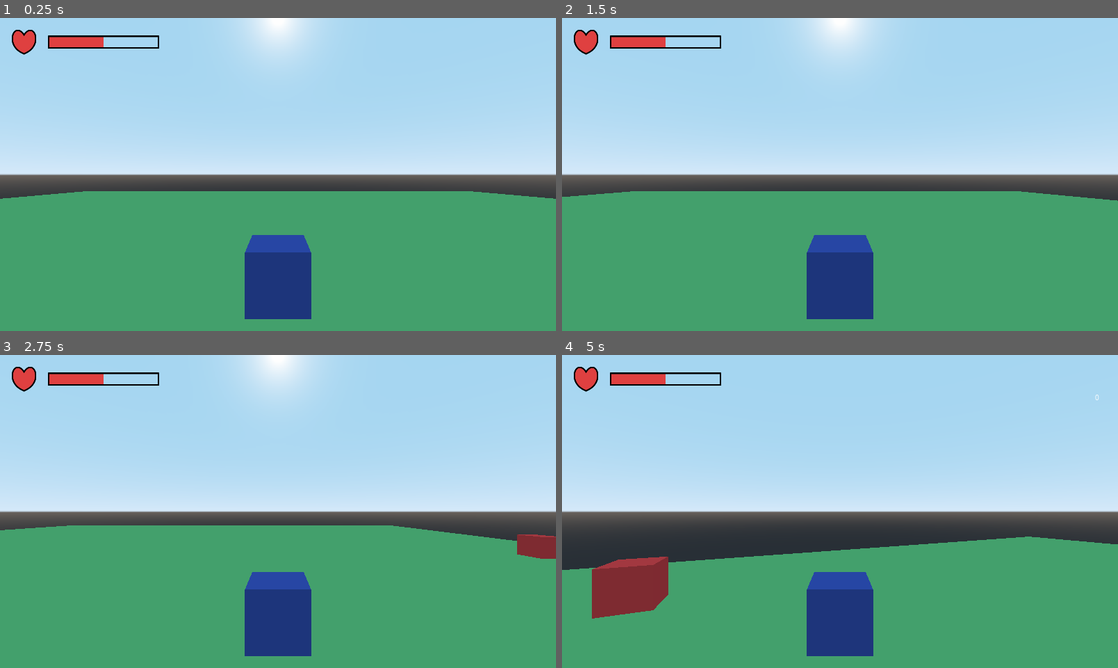
Above: before the commit, frames 1-4 (two rows, left to right).
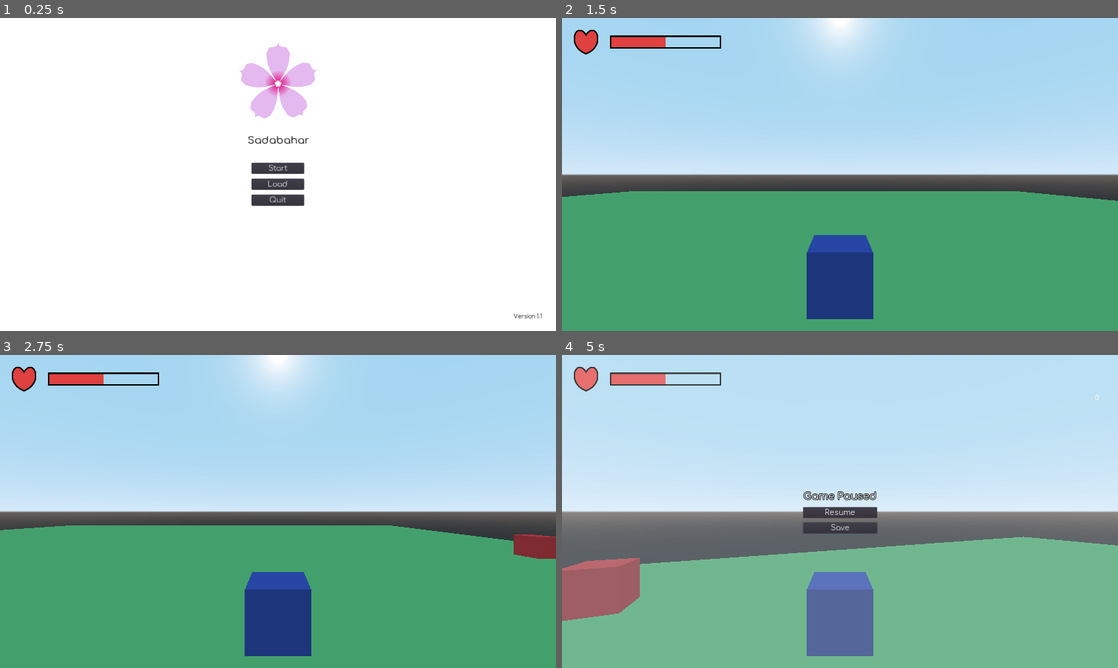
Above: after the commit, the same moments.

Repository: 9StarStudiosIn/Project-Sadabahar
Game: Godot game, scene res://Scenes/StartGameScreen.tscn
Two runs of this game, one before a commit and one after it. Both use one fixed random seed, a clock stepped at 60 frames per second and the inputs below. Before the commit the project starts from res://Scenes/World.tscn.
Inputs (mouse positions are in pixels of both pictures, inside the frame that each line leads up to):
- Up to frame 1 (0.25 s): no input
- Up to frame 2 (1.5 s): click (840, 183) at 0.5 s, where only the run after the commit has a clickable "Load"; tap Enter at 1.25 s; hold D (walk_right) from 1.28 s (still down); tap E (ping_body) at 1.35 s
- Up to frame 3 (2.75 s): release D (walk_right) at 2.03 s; hold S (walk_backward) from 2.03 s (still down); tap Z (reply) at 2.1 s
- Up to frame 4 (5 s): release S (walk_backward) at 2.78 s; hold D (walk_right) 2.78-3.53 s; hold Shift (rotate_player) 2.78-3.53 s; hold W (walk_forward) 3.53-4.28 s; tap Q (use_item) at 3.6 s; hold A (walk_left) from 4.28 s (still down); tap E (ping_body) at 4.35 s; tap Space (pause, bound only after the commit) at 4.9 s

The runs differ from the first frame. In frame 1, 99% of the frame differs, in the area x 0-100%, y 0-100%; in frame 2, less than 0.1%; in frame 3, less than 0.1%; in frame 4, 51%.

Commit message:
After epsiode 7

Diff:
--- /dev/null
+++ b/Sadabahar Final/Scenes/StartGameScreen.tscn
@@ -0,0 +1,103 @@
+[gd_scene load_steps=7 format=2]
+
+[ext_resource path="res://Assets/2D/game_logo.png" type="Texture" id=1]
+[ext_resource path="res://Assets/Font/Comfortaa-Regular.ttf" type="DynamicFontData" id=2]
+[ext_resource path="res://Scripts/StartGameScreen.gd" type="Script" id=3]
+
+[sub_resource type="DynamicFont" id=1]
+size = 36
+use_filter = true
+font_data = ExtResource( 2 )
+
+[sub_resource type="DynamicFont" id=2]
+size = 28
+use_filter = true
+font_data = ExtResource( 2 )
+
+[sub_resource type="DynamicFont" id=3]
+size = 20
+use_filter = true
+font_data = ExtResource( 2 )
+
+[node name="StartGameScreen" type="ColorRect"]
+anchor_right = 1.0
+anchor_bottom = 1.0
+script = ExtResource( 3 )
+__meta__ = {
+"_edit_use_anchors_": false
+}
+
+[node name="GameLogo" type="TextureRect" parent="."]
+anchor_left = 0.5
+anchor_right = 0.5
+margin_left = -139.0
+margin_top = 80.0
+margin_right = 139.0
+margin_bottom = 348.0
+texture = ExtResource( 1 )
+
+[node name="GameTitle" type="Label" parent="."]
+anchor_left = 0.5
+anchor_right = 0.5
+margin_left = -105.0
+margin_top = 400.0
+margin_right = 105.0
+margin_bottom = 441.0
+custom_fonts/font = SubResource( 1 )
+custom_colors/font_color = Color( 0, 0, 0, 1 )
+text = "Sadabahar"
+align = 1
+valign = 1
+
+[node name="VBoxContainer" type="VBoxContainer" parent="."]
+anchor_left = 0.5
+anchor_top = 0.5
+anchor_right = 0.5
+anchor_bottom = 0.5
+margin_left = -90.9999
+margin_top = -40.0
+margin_right = 91.0
+margin_bottom = 110.0
+custom_constants/separation = 18
+__meta__ = {
+"_edit_use_anchors_": false
+}
+
+[node name="StartGame" type="Button" parent="VBoxContainer"]
+margin_right = 181.0
+margin_bottom = 38.0
+custom_fonts/font = SubResource( 2 )
+text = "Start"
+
+[node name="LoadGame" type="Button" parent="VBoxContainer"]
+margin_top = 56.0
+margin_right = 181.0
+margin_bottom = 94.0
+custom_fonts/font = SubResource( 2 )
+text = "Load"
+
+[node name="QuitGame" type="Button" parent="VBoxContainer"]
+margin_top = 112.0
+margin_right = 181.0
+margin_bottom = 150.0
+custom_fonts/font = SubResource( 2 )
+text = "Quit"
+
+[node name="GameVersion" type="Label" parent="."]
+anchor_left = 1.0
+anchor_top = 1.0
+anchor_right = 1.0
+anchor_bottom = 1.0
+margin_left = -146.0
+margin_top = -62.9999
+margin_right = -39.9999
+margin_bottom = -40.0
+custom_fonts/font = SubResource( 3 )
+custom_colors/font_color = Color( 0, 0, 0, 1 )
+text = "Version 1.1"
+__meta__ = {
+"_edit_use_anchors_": false
+}
+[connection signal="pressed" from="VBoxContainer/StartGame" to="." method="_on_StartGame_pressed"]
+[connection signal="pressed" from="VBoxContainer/LoadGame" to="." method="_on_LoadGame_pressed"]
+[connection signal="pressed" from="VBoxContainer/QuitGame" to="." method="_on_QuitGame_pressed"]
--- a/Sadabahar Final/Scenes/World.tscn
+++ b/Sadabahar Final/Scenes/World.tscn
@@ -7,6 +7,7 @@
 [ext_resource path="res://Scripts/World.gd" type="Script" id=5]
 [ext_resource path="res://Scenes/NPC.tscn" type="PackedScene" id=6]
 [ext_resource path="res://Scenes/DialogBox.tscn" type="PackedScene" id=7]
+[ext_resource path="res://Assets/Font/Comfortaa-Regular.ttf" type="DynamicFontData" id=8]
 
 [sub_resource type="CubeMesh" id=1]
 
@@ -16,6 +17,18 @@
 [sub_resource type="BoxShape" id=3]
 
 [sub_resource type="BoxShape" id=4]
+
+[sub_resource type="DynamicFont" id=5]
+size = 36
+outline_size = 2
+outline_color = Color( 0, 0, 0, 1 )
+use_filter = true
+font_data = ExtResource( 8 )
+
+[sub_resource type="DynamicFont" id=6]
+size = 28
+use_filter = true
+font_data = ExtResource( 8 )
 
 [node name="World" type="Spatial"]
 script = ExtResource( 5 )
@@ -41,8 +54,6 @@
 transform = Transform( 1, 0, 0, 0, 1, 0, 0, 0, 2, 0, 0, -1 )
 shape = SubResource( 4 )
 
-[node name="HUD" parent="." instance=ExtResource( 2 )]
-
 [node name="Mud" parent="." instance=ExtResource( 3 )]
 transform = Transform( 1, 0, 0, 0, 1, 0, 0, 0, 1, -19, 0.0559756, 22.736 )
 
@@ -57,6 +68,55 @@
 
 [node name="NPC" parent="." instance=ExtResource( 6 )]
 
+[node name="HUD" parent="." instance=ExtResource( 2 )]
+
 [node name="DialogBox" parent="." instance=ExtResource( 7 )]
+
+[node name="PauseScreen" type="CanvasLayer" parent="."]
+pause_mode = 2
+
+[node name="ColorRect" type="ColorRect" parent="PauseScreen"]
+anchor_right = 1.0
+anchor_bottom = 1.0
+color = Color( 1, 1, 1, 0.243137 )
+__meta__ = {
+"_edit_use_anchors_": false
+}
+
+[node name="VBoxContainer" type="VBoxContainer" parent="PauseScreen/ColorRect"]
+anchor_left = 0.5
+anchor_top = 0.5
+anchor_right = 0.5
+anchor_bottom = 0.5
+margin_left = -127.5
+margin_top = -74.5
+margin_right = 127.5
+margin_bottom = 74.5
+custom_constants/separation = 16
+__meta__ = {
+"_edit_use_anchors_": false
+}
+
+[node name="PausedLabel" type="Label" parent="PauseScreen/ColorRect/VBoxContainer"]
+margin_right = 255.0
+margin_bottom = 41.0
+custom_fonts/font = SubResource( 5 )
+text = "Game Paused"
+
+[node name="ResumeButton" type="Button" parent="PauseScreen/ColorRect/VBoxContainer"]
+margin_top = 57.0
+margin_right = 255.0
+margin_bottom = 95.0
+custom_fonts/font = SubResource( 6 )
+text = "Resume"
+
+[node name="SaveButton" type="Button" parent="PauseScreen/ColorRect/VBoxContainer"]
+margin_top = 111.0
+margin_right = 255.0
+margin_bottom = 149.0
+custom_fonts/font = SubResource( 6 )
+text = "Save"
 [connection signal="body_entered" from="Player/PlayerRange" to="." method="_on_PlayerRange_body_entered"]
 [connection signal="body_exited" from="Player/PlayerRange" to="." method="_on_PlayerRange_body_exited"]
+[connection signal="pressed" from="PauseScreen/ColorRect/VBoxContainer/ResumeButton" to="." method="_on_ResumeButton_pressed"]
+[connection signal="pressed" from="PauseScreen/ColorRect/VBoxContainer/SaveButton" to="." method="_on_SaveButton_pressed"]
--- /dev/null
+++ b/Sadabahar Final/Scripts/GameManager.gd
@@ -0,0 +1,32 @@
+extends Node
+
+const FILE_NAME = "user://save_data.json"
+
+var load_game = false
+
+var save_data = {
+	"player_health": null,
+	"carrots_in_field": null,
+	"carrots_in_inventory": null,
+	"quest_state": null
+}
+
+func save_game():
+	var file = File.new()
+	file.open(FILE_NAME, File.WRITE)
+	file.store_string(to_json(save_data))
+	file.close()
+
+
+func load_game():
+	var file = File.new()
+	if file.file_exists(FILE_NAME):
+		file.open(FILE_NAME, File.READ)
+		var data = parse_json(file.get_as_text())
+		file.close()
+		if typeof(data) == TYPE_DICTIONARY:
+			save_data = data
+		else:
+			print("Data corrupted!")
+	else:
+		print("Couldn't find saved file! \nStarting new game...")
--- /dev/null
+++ b/Sadabahar Final/Scripts/StartGameScreen.gd
@@ -0,0 +1,15 @@
+extends ColorRect
+
+
+
+func _on_StartGame_pressed():
+	get_tree().change_scene("res://Scenes/World.tscn")
+
+
+func _on_LoadGame_pressed():
+	GameManager.load_game = true
+	get_tree().change_scene("res://Scenes/World.tscn")
+
+
+func _on_QuitGame_pressed():
+	get_tree().quit()
--- a/Sadabahar Final/Scripts/World.gd
+++ b/Sadabahar Final/Scripts/World.gd
@@ -20,12 +20,24 @@
 
 func _ready():
 	dialog.visible = false
+	$PauseScreen/ColorRect.visible = false
 	quest_state = QuestState.DISCOVER_QUEST
+	if GameManager.load_game:
+		GameManager.load_game()
+		if GameManager.save_data["player_health"] != null:
+			read_saved_file()
 
 
 func _process(delta):
 	if Input.is_action_pressed("exit"):
-		get_tree().quit()
+		get_tree().change_scene("res://Scenes/StartGameScreen.tscn")
+	if Input.is_action_just_pressed("pause"):
+		GameManager.save_data["player_health"] = $HUD/HealthBar.get_value()
+		GameManager.save_data["carrots_in_field"] = get_tree().get_nodes_in_group("Carrot").size()
+		GameManager.save_data["carrots_in_inventory"] = item_quantity
+		GameManager.save_data["quest_state"] = quest_state
+		get_tree().paused = true
+		$PauseScreen/ColorRect.visible = true
 	if Input.is_action_just_pressed("ping_body"):
 		ping_item()
 	if Input.is_action_just_pressed("use_item"):
@@ -80,3 +92,40 @@
 				healthBar.set_value(healthBar.get_value()-25)
 		QuestState.END_QUEST:
 			dialogSpeech.set_text("Thanks a lot for helping me today!")
+
+
+func read_saved_file():
+	healthBar.value = GameManager.save_data["player_health"]
+	quest_state = GameManager.save_data["quest_state"]
+	quest_state = int(quest_state)
+	if GameManager.save_data["carrots_in_field"] != 3:
+		activeItem.set_texture(carrot_icon)
+		item_quantity = GameManager.save_data["carrots_in_inventory"]
+		itemQuantity.set_text(str(item_quantity))
+		match int(GameManager.save_data["carrots_in_field"]):
+			0:
+				$Mud/Carrot.queue_free()
+				$Mud/Carrot2.queue_free()
+				$Mud/Carrot3.queue_free()
+			1:
+				$Mud/Carrot.queue_free()
+				$Mud/Carrot2.queue_free()
+			2:
+				$Mud/Carrot.queue_free()
+			3:
+				pass
+
+
+func _on_ResumeButton_pressed():
+	get_tree().paused = false
+	$PauseScreen/ColorRect.visible = false
+
+
+func _on_SaveButton_pressed():
+	GameManager.save_data["player_health"] = $HUD/HealthBar.get_value()
+	GameManager.save_data["carrots_in_field"] = get_tree().get_nodes_in_group("Carrot").size()
+	GameManager.save_data["carrots_in_inventory"] = item_quantity
+	GameManager.save_data["quest_state"] = quest_state
+	GameManager.save_game()
+	get_tree().paused = false
+	$PauseScreen/ColorRect.visible = false
--- a/Sadabahar Final/project.godot
+++ b/Sadabahar Final/project.godot
@@ -16,8 +16,12 @@
 [application]
 
 config/name="Sadabahar Final"
-run/main_scene="res://Scenes/World.tscn"
+run/main_scene="res://Scenes/StartGameScreen.tscn"
 config/icon="res://icon.png"
+
+[autoload]
+
+GameManager="*res://Scripts/GameManager.gd"
 
 [display]
 
@@ -77,6 +81,11 @@
 "events": [ Object(InputEventKey,"resource_local_to_scene":false,"resource_name":"","device":0,"alt":false,"shift":false,"control":false,"meta":false,"command":false,"pressed":false,"scancode":90,"unicode":0,"echo":false,"script":null)
  ]
 }
+pause={
+"deadzone": 0.5,
+"events": [ Object(InputEventKey,"resource_local_to_scene":false,"resource_name":"","device":0,"alt":false,"shift":false,"control":false,"meta":false,"command":false,"pressed":false,"scancode":32,"unicode":0,"echo":false,"script":null)
+ ]
+}
 
 [rendering]
 
Not shown: 1 places in Sadabahar Final/Scenes/World.tscn that only renumber resources
